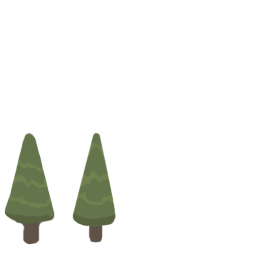
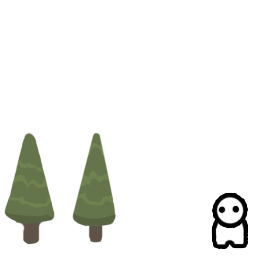
Comparing the layer stacks of the two 256×256 images. Changes:
added group "Group 1" with 7 layers above "Layer 3" over left=215, top=196, right=245, bottom=246
added layer "Layer 12" in group "Group 1" over left=218, top=205, right=240, bottom=214
added layer "Layer 10 copy" in group "Group 1" over left=215, top=196, right=245, bottom=225
added layer "Layer 10" in group "Group 1" over left=215, top=215, right=245, bottom=246
